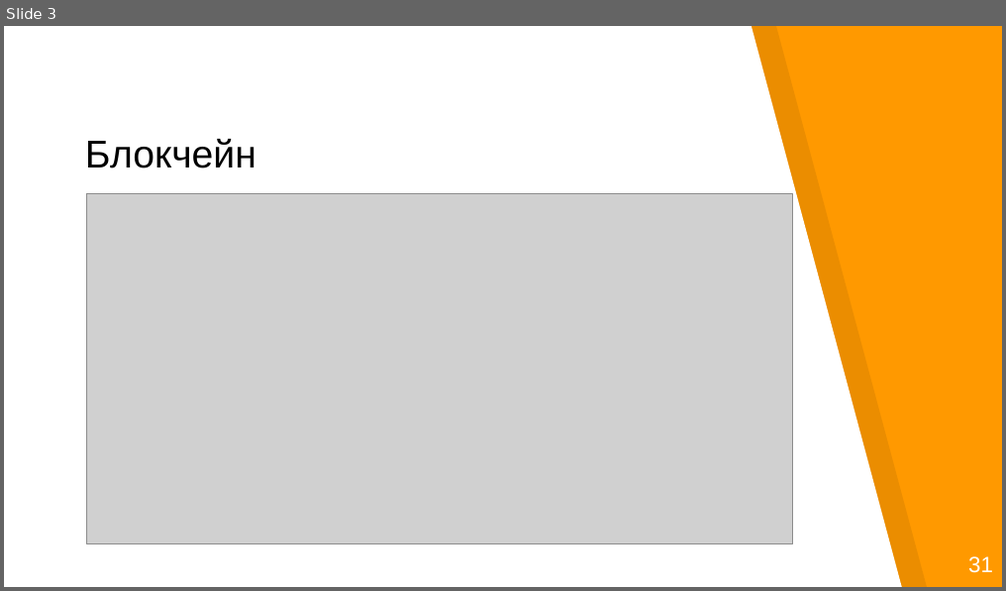
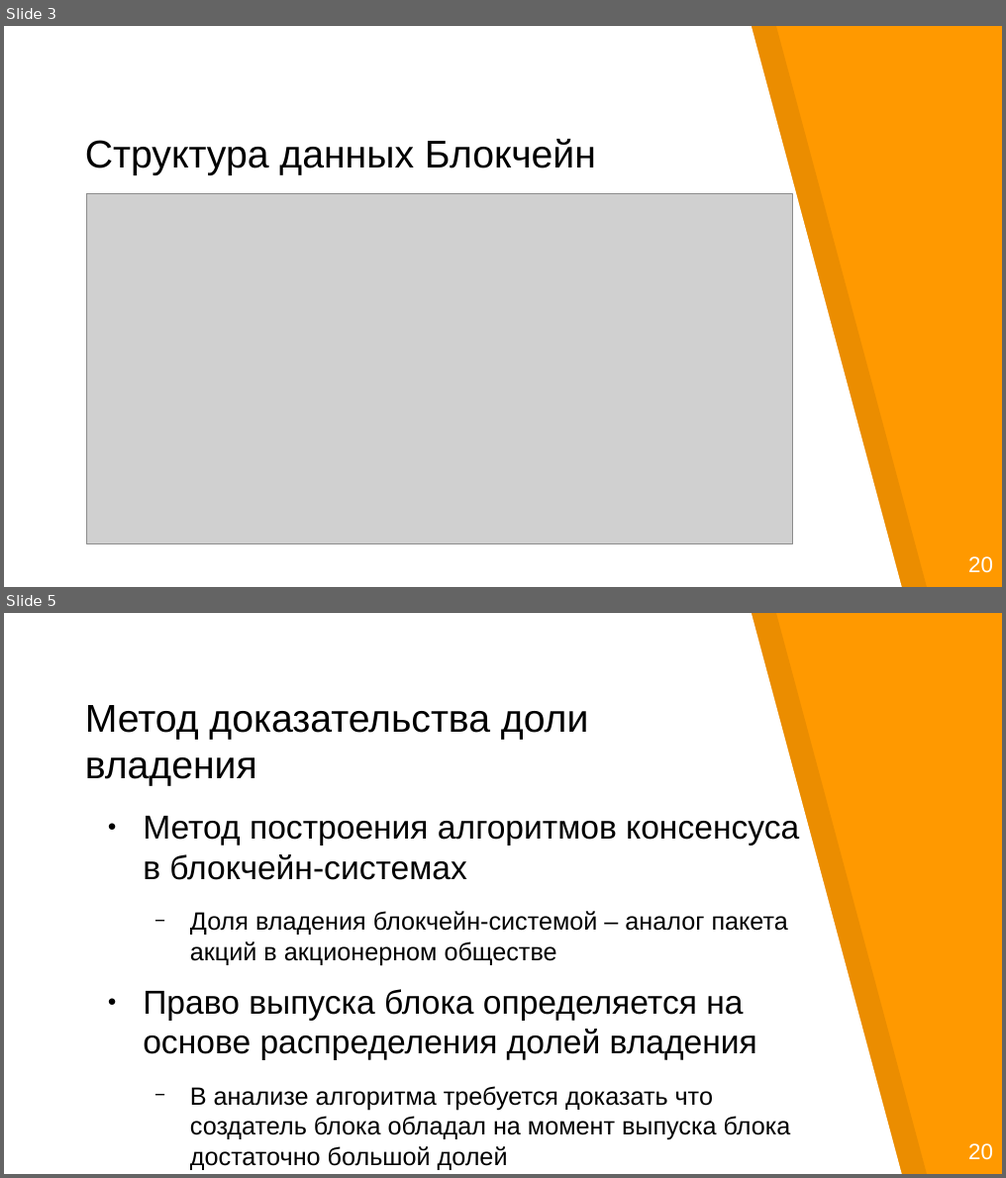
Before and after one commit to georgeee/itmo-master-thesis, a slide deck: presentation.odp. Shown one above the other, each under a label of ours: slide 3 before the commit, slides 3 and 5 after it; the slides between them are not shown. The pictures are 1006x591 and 1006x1178 pixels, drawn with LibreOffice and Linux fonts; fonts in the diff are those of the drawing; grey boxes stand for pictures. Boxes give left, top, right and bottom in pixels: in the first picture for what was removed or moved away, otherwise in the second. Text is boxed around its words. In the diff, an @@ line names an element or a change of style, - is before the commit and + after.

```diff
--- a/presentation.odp
+++ b/presentation.odp
@@ slide 5 added at [4, 613, 1002, 1174], background #FF9900; not listed: 3 template elements that a slide beside it also shows @@
@@ title added at [85, 705, 588, 786], 28 pt, text #000000 @@
+Метод доказательства доли владения
@@ text added at [143, 816, 799, 1170], 18 pt, text #000000 @@
+● Метод построения алгоритмов консенсуса в блокчейн-системах
+  − Доля владения блокчейн-системой – аналог пакета акций в акционерном обществе
+● Право выпуска блока определяется на основе распределения долей владения
+  − В анализе алгоритма требуется доказать что создатель блока обладал на момент выпуска блока достаточно большой долей
@@ slide 3 changed as well @@
@@ title at [85, 139, 596, 175]: text changed @@
-Блокчейн
+Структура данных Блокчейн
@@ text at [968, 557, 993, 573]: text changed @@
-31
+20
```
Also in this commit, not shown: 7 other slides changed, 11 other slides added, 23 slides removed, 21 other files.
